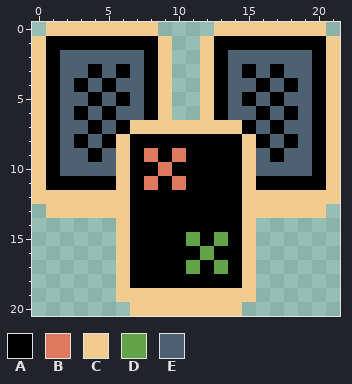
Edited in one commit: pixel-art sprite (res/exports/black/ui/black_icon_lose.png). This is how it looked before the edit.
The file is 22x21 pixels.
Palette (. is transparent): A #000000  B #e07a5f  C #f2cc8f  D #63a347  E #4e6172
Now the later version:
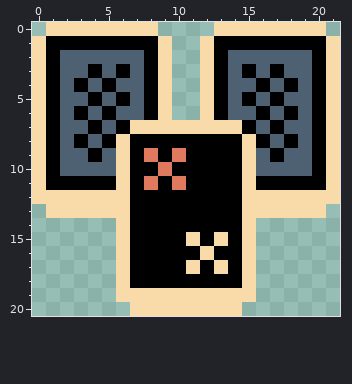
Commit: Edit black theme colors
Difference:
colour C: #f2cc8f -> #f9dba9
y 15: x 11 D -> C; x 13 D -> C
y 16: x 12 D -> C
y 17: x 11 D -> C; x 13 D -> C
Boxes around the changes in both pictures, in picture pixels (x1, y1, x2, y2):
changed: (32, 22, 340, 316)
